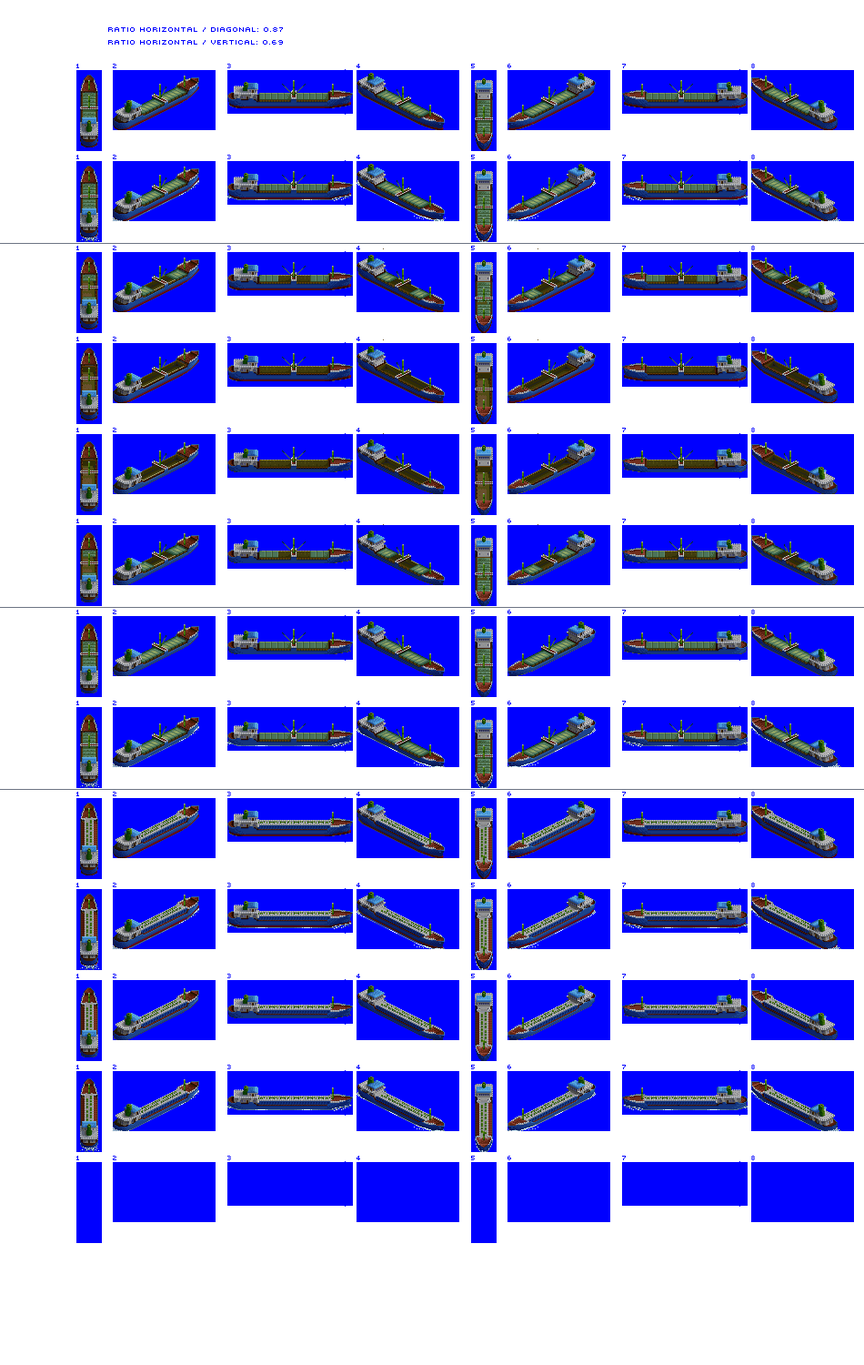
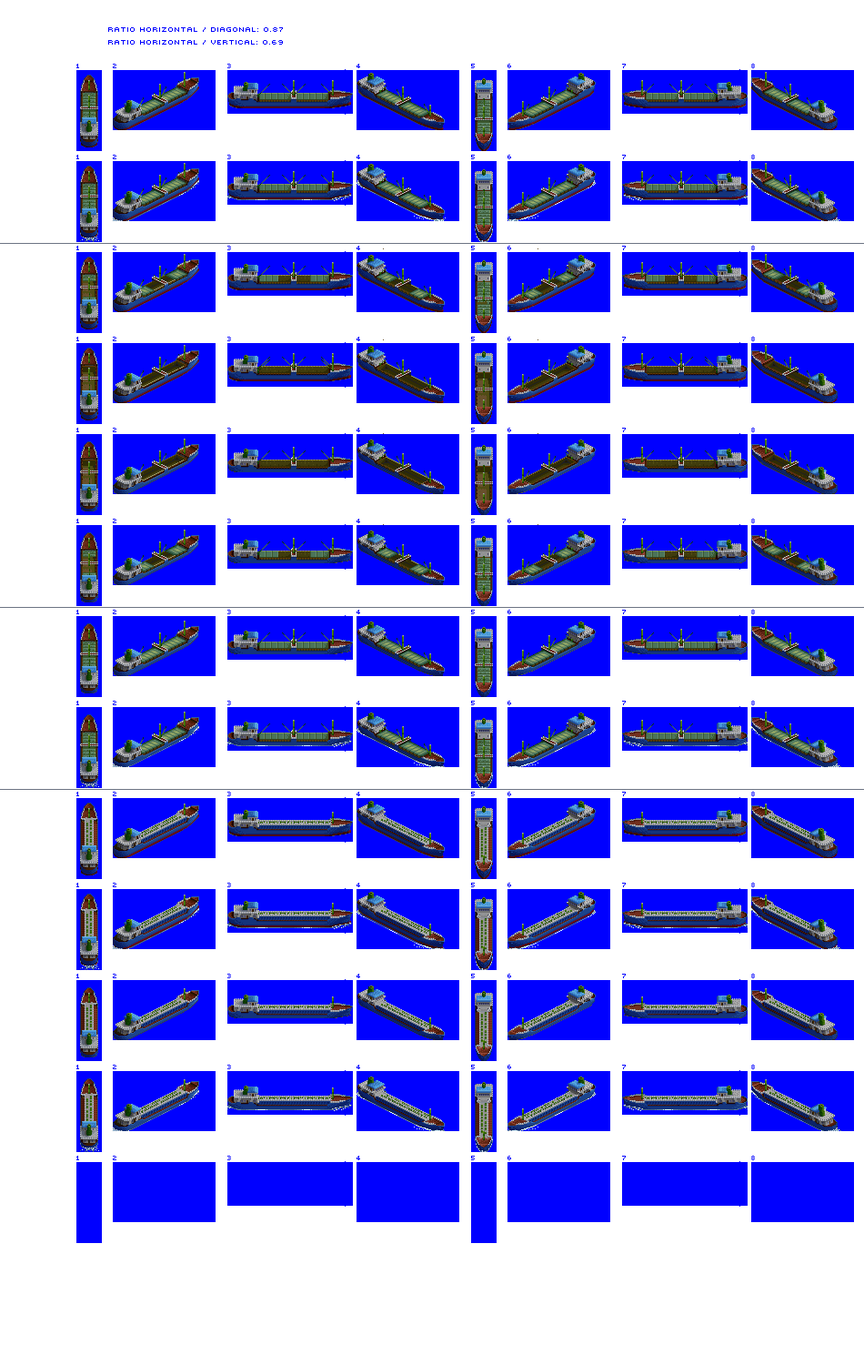
The second (864, 1365) image is a revision of the first. Changes to its layers:
added layer "Layer 1" above "cranes" over [178, 71, 773, 755]
painted on "cranes" over [89, 85, 813, 757]
